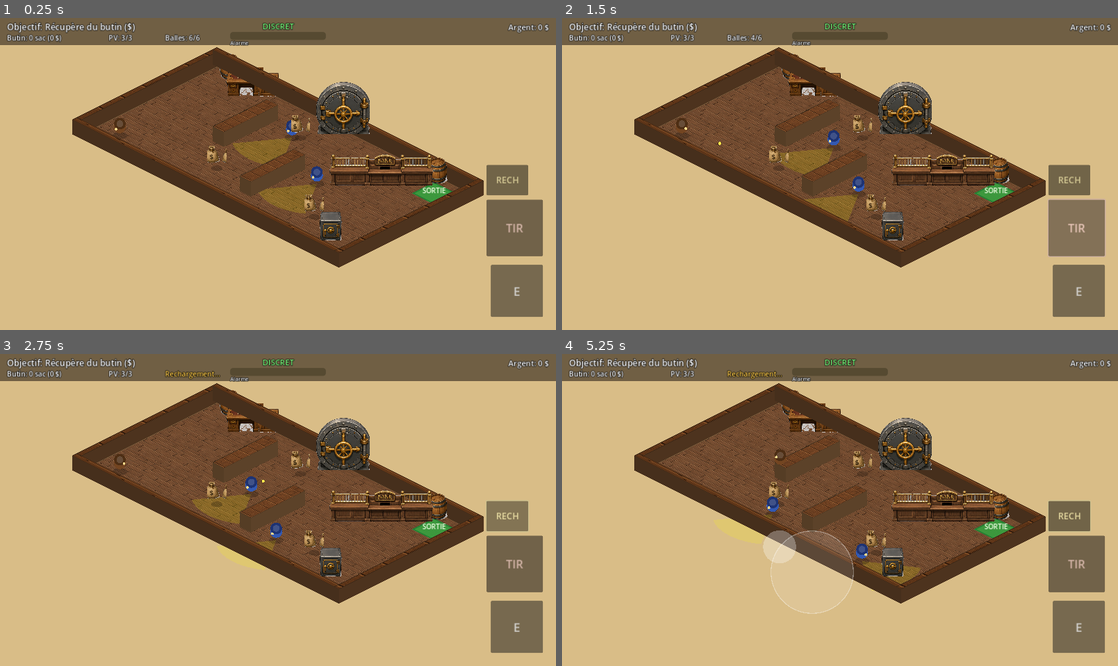
Above: before the commit, frames 1-4 (two rows, left to right).
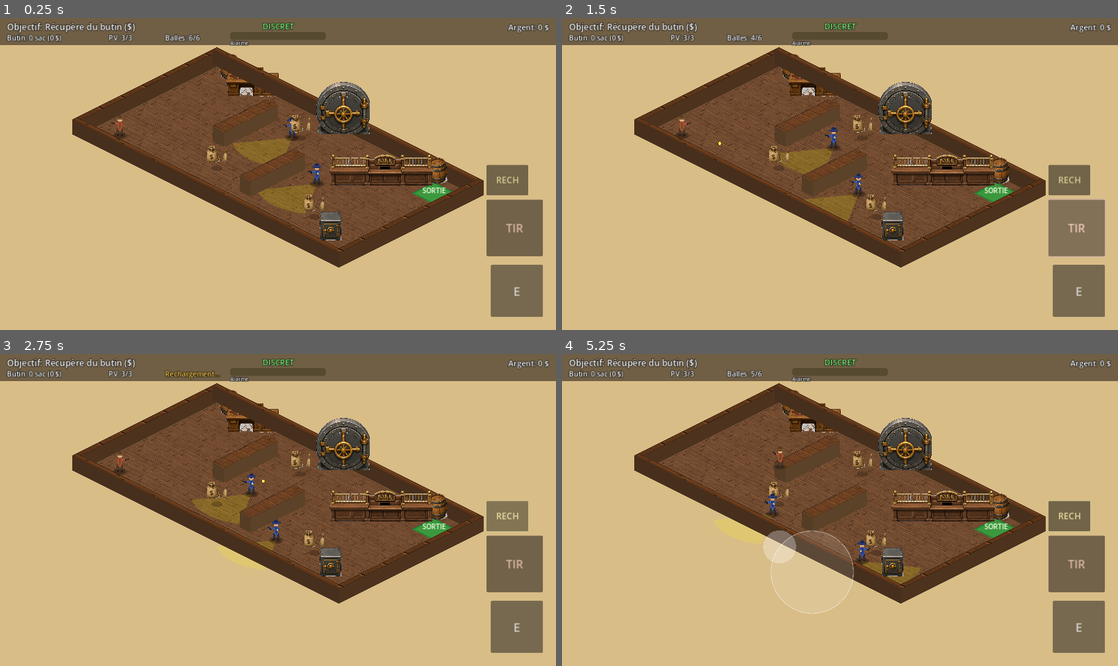
Above: after the commit, the same moments.

Repository: sebadiaz/Cowboys
Game: Godot game, scene res://scenes/MissionRoot.tscn
Same seed, same stepped clock (60 frames per second), same inputs: the game is played once before the commit and once after it. This scene is started directly instead of the project's main scene.
Inputs (mouse positions are in pixels of both pictures, inside the frame that each line leads up to):
- Up to frame 1 (0.25 s): no input
- Up to frame 2 (1.5 s): click "E" at 0.5 s; click "TIR" at 1.25 s
- Up to frame 3 (2.75 s): click "RECH" at 2 s
- Up to frame 4 (5.25 s): move the mouse to (962, 494) at 2.77 s; hold D (move_right) 2.78-3.5 s; hold Space (fire) 2.78-3.5 s; click (962, 494) at 2.92 s; drag from (728, 525) to (812, 572) at 3.52 s; move the mouse to (895, 441) at 4.27 s; hold D (move_right) 4.28-5 s; hold Space (fire) 4.28-5 s; drag from (812, 572) to (673, 463) at 5.02 s

The runs differ from the first frame. In frame 1, 0.2% of the frame differs, in the area x 20-59%, y 31-54%; in frame 2, 0.3%; in frame 3, 0.3%; in frame 4, 0.4%, in the area x 29-56%, y 5-68%.

Commit message:
Personnages redessines (cowboy/gardes debout) + pas de tir en mouvement
- iso_renderer: _draw_person() dessine un vrai personnage iso (ombre, jambes,
  bottes, torse+gilet, bras tenant un pistolet oriente vers la visee, tete,
  chapeau de cowboy a bord); gardes en bleu avec etoile de sherif (jaune si
  alerte); remplace les anciens ronds. Repli sur characters_sheet.png si present
- player: is_moving; le tir est bloque tant qu'on se deplace (il faut s'arreter
  pour degainer et viser). Teste: en mouvement 0 balle, a l'arret tir OK
- CLAUDE.md: combat 'a l'arret uniquement'
- Verifie: parse OK, regle tir testee, rendu mission a l'ecran, export Web OK

Diff:
--- a/scripts/iso_renderer.gd
+++ b/scripts/iso_renderer.gd
@@ -232,29 +232,90 @@
 func _draw_player() -> void:
 	if _char_tex != null:
 		_billboard(_char_tex, R_PLAYER, player.global_position, 56.0)
-	else:
-		_draw_actor(player.global_position, 14.0, Color(0.45, 0.27, 0.13),
-				Color(0.30, 0.18, 0.08), player.facing)
+		return
+	var pal := {
+		"hat": Color(0.40, 0.26, 0.13), "shirt": Color(0.74, 0.30, 0.20),
+		"vest": Color(0.45, 0.30, 0.16), "pants": Color(0.28, 0.22, 0.16),
+		"skin": Color(0.86, 0.66, 0.48),
+	}
+	_draw_person(player.global_position, player.facing, pal, false, false)
 
 
 func _draw_guard(g: Node) -> void:
 	if _char_tex != null:
 		_billboard(_char_tex, R_GUARD, g.global_position, 56.0, g.is_alert())
 		return
-	var body := Color(0.30, 0.45, 0.85) if g.is_alert() else Color(0.20, 0.35, 0.70)
-	_draw_actor(g.global_position, 14.0, body, Color(0.12, 0.20, 0.45), g.get_facing())
-
-
-func _draw_actor(world_pos: Vector2, radius: float, body_col: Color, hat_col: Color, facing: Vector2) -> void:
+	var alert: bool = g.is_alert()
+	var pal := {
+		"hat": Color(0.12, 0.18, 0.40),
+		"shirt": Color(0.30, 0.42, 0.82) if alert else Color(0.22, 0.34, 0.66),
+		"vest": Color(0.16, 0.24, 0.50), "pants": Color(0.16, 0.18, 0.26),
+		"skin": Color(0.84, 0.64, 0.46),
+	}
+	_draw_person(g.global_position, g.get_facing(), pal, true, alert)
+
+
+## Personnage "debout" vu en iso : ombre, jambes, torse, bras + pistolet,
+## tête et chapeau de cowboy. `facing` oriente le corps et l'arme.
+func _draw_person(world_pos: Vector2, facing: Vector2, pal: Dictionary, is_guard: bool, alert: bool) -> void:
 	var base := Iso.project(world_pos)
-	var center := base + Vector2(0, -radius * Iso.ACTOR_LIFT)
-	var face_screen := (Iso.project(world_pos + facing) - base)
-	if face_screen.length() > 0.001:
-		face_screen = face_screen.normalized()
-	draw_circle(center, radius, body_col)
-	draw_circle(center + Vector2(0, -radius * 0.55), radius * 0.95, hat_col)
-	draw_circle(center + Vector2(0, -radius * 0.55), radius * 0.55, hat_col.lightened(0.15))
-	draw_circle(center + face_screen * (radius * 0.7), 3.0, Color(0.95, 0.85, 0.55))
+	# Direction projetée à l'écran (gauche/droite) pour orienter l'arme.
+	var f := Iso.project(world_pos + facing) - base
+	if f.length() > 0.001:
+		f = f.normalized()
+	var side := signf(f.x) if absf(f.x) > 0.15 else 1.0
+	var facing_up := f.y < -0.25
+
+	# Ombre au sol.
+	draw_colored_polygon(_ellipse(base, 13.0, 6.0), Color(0, 0, 0, 0.22))
+
+	var hip := base + Vector2(0, -16.0)
+	var shoulder := base + Vector2(0, -30.0)
+
+	# Jambes.
+	draw_line(hip + Vector2(-4, 0), base + Vector2(-5, -1), pal["pants"], 5.0)
+	draw_line(hip + Vector2(4, 0), base + Vector2(5, -1), pal["pants"], 5.0)
+	# Bottes.
+	draw_circle(base + Vector2(-5, -1), 2.6, Color(0.18, 0.12, 0.08))
+	draw_circle(base + Vector2(5, -1), 2.6, Color(0.18, 0.12, 0.08))
+
+	# Torse (chemise) + gilet.
+	_draw_capsule(hip, shoulder, 9.0, pal["shirt"])
+	_draw_capsule(hip + Vector2(0, -2), shoulder, 6.0, pal["vest"])
+	if is_guard:
+		# Étoile de shérif.
+		draw_circle(shoulder + Vector2(-3.0 * side, 6.0), 2.6,
+				Color(1.0, 0.9, 0.3) if alert else Color(0.85, 0.78, 0.3))
+
+	# Bras arrière + bras qui tient le pistolet (vers facing).
+	var gun_dir := Vector2(side, -0.15 if not facing_up else -0.5).normalized()
+	var hand := shoulder + gun_dir * 13.0 + Vector2(0, 4)
+	draw_line(shoulder + Vector2(-side * 4, 2), shoulder + Vector2(-side * 7, 7), pal["shirt"].darkened(0.1), 4.0)
+	draw_line(shoulder + Vector2(side * 3, 3), hand, pal["shirt"], 4.0)
+	# Pistolet.
+	draw_line(hand, hand + gun_dir * 7.0, Color(0.15, 0.15, 0.17), 3.0)
+	draw_line(hand, hand + Vector2(0, 4), Color(0.10, 0.10, 0.12), 3.0)
+
+	# Tête + chapeau de cowboy (couronne + bord).
+	var head := shoulder + Vector2(0, -7.0)
+	draw_circle(head, 5.5, pal["skin"])
+	draw_colored_polygon(_ellipse(head + Vector2(0, -3.0), 11.0, 3.4), pal["hat"])      # bord
+	draw_colored_polygon(_ellipse(head + Vector2(0, -6.0), 5.0, 4.5), pal["hat"].darkened(0.1))  # couronne
+	draw_line(head + Vector2(-9, -3), head + Vector2(9, -3), pal["hat"].lightened(0.15), 1.5)
+
+
+func _draw_capsule(a: Vector2, b: Vector2, width: float, col: Color) -> void:
+	draw_line(a, b, col, width)
+	draw_circle(a, width * 0.5, col)
+	draw_circle(b, width * 0.5, col)
+
+
+func _ellipse(center: Vector2, rx: float, ry: float) -> PackedVector2Array:
+	var pts := PackedVector2Array()
+	for i in range(18):
+		var t := TAU * float(i) / 18.0
+		pts.append(center + Vector2(cos(t) * rx, sin(t) * ry))
+	return pts
 
 
 # --- Primitives ---
--- a/scripts/player_controller.gd
+++ b/scripts/player_controller.gd
@@ -24,6 +24,7 @@
 var bullet_system: Node = null
 var iso_renderer: Node2D = null   # pour convertir la position du clic en point monde
 var ammo: int = CYLINDER
+var is_moving: bool = false   # le tir n'est possible qu'à l'arrêt
 var _fire_cd: float = 0.0
 var _reload_t: float = 0.0    # > 0 = rechargement en cours
 
@@ -38,7 +39,8 @@
 	if dir.length() > 1.0:
 		dir = dir.normalized()
 	velocity = dir * SPEED
-	if dir.length() > 0.05:
+	is_moving = dir.length() > 0.05
+	if is_moving:
 		facing = dir.normalized()
 	move_and_slide()
 	_handle_fire(delta)
@@ -58,6 +60,10 @@
 	# Rechargement manuel (touche R / bouton tactile).
 	if InputManager.is_reload_pressed() and ammo < CYLINDER:
 		_start_reload()
+		return
+
+	# Pas de tir en mouvement : il faut s'arrêter pour dégainer et viser.
+	if is_moving:
 		return
 
 	if _fire_cd <= 0.0 and bullet_system != null and InputManager.is_fire_pressed():
Not shown, changed: CLAUDE.md
